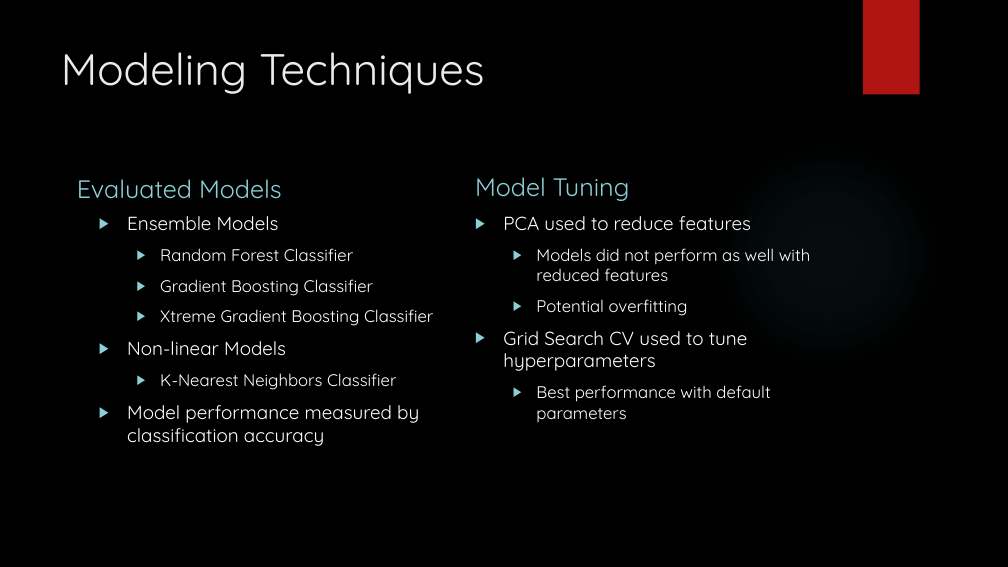
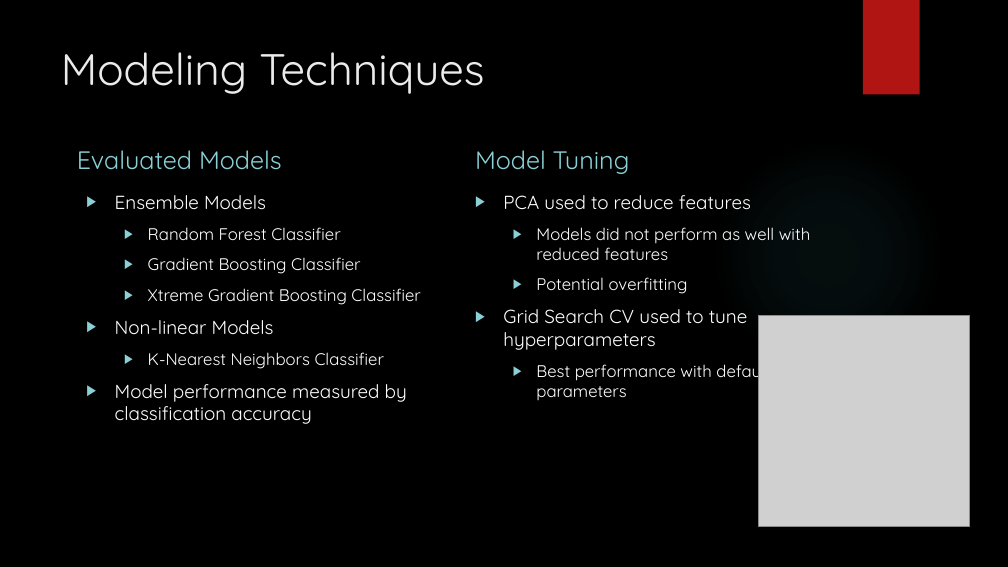
Before and after one commit to kennybcuz/smartphone_activity_recognition, a slide deck: slide 8 of Activity Recognition Using Smartphones.pptx (slide 6 before the commit). Drawn at 1008x567 pixels with LibreOffice and Linux fonts; fonts in the diff are those of the drawing; grey boxes stand for pictures; background and template pictures are left out. Boxes give left, top, right and bottom in pixels: in the first picture for what was removed or moved away, otherwise in the second. Text is boxed around its words. In the diff, an @@ line names an element or a change of style, - is before the commit and + after.

```diff
--- a/Activity Recognition Using Smartphones.pptx
+++ b/Activity Recognition Using Smartphones.pptx
@@ text "Evaluated Models" moved from (x1=77, y1=179, x2=282, y2=199) to (x1=77, y1=150, x2=282, y2=170) @@
@@ text "Model Tuning" moved from (x1=475, y1=177, x2=630, y2=201) to (x1=475, y1=150, x2=630, y2=174) @@
@@ text "Ensemble Models" moved from (x1=127, y1=216, x2=433, y2=446) to (x1=115, y1=195, x2=420, y2=424) @@
@@ text "PCA used to reduce features" moved from (x1=503, y1=216, x2=810, y2=422) to (x1=503, y1=195, x2=810, y2=400) @@
@@ picture added at (x1=759, y1=315, x2=970, y2=526) @@
```
Also in this commit, not shown: 4 other slides changed, 3 slides added, 1 other file.
